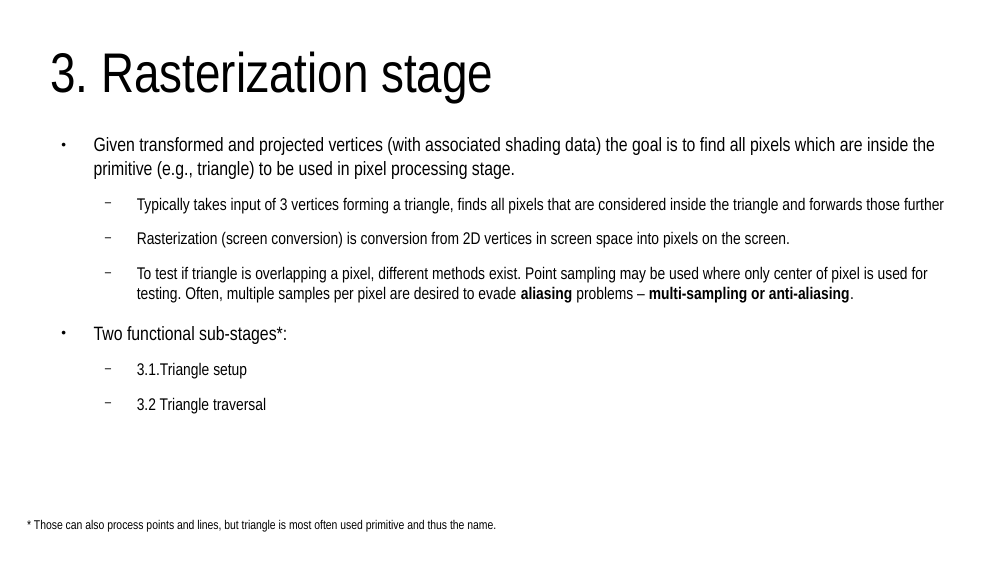
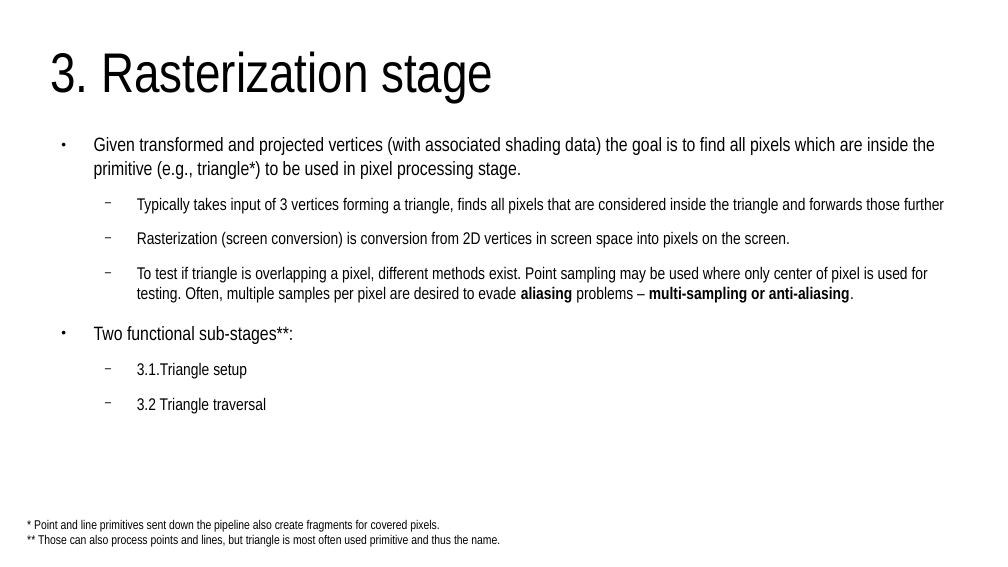
Before and after one commit to lorentzo/IntroductionToComputerGraphics, a slide deck: slide 29 of lectures/4_foundations_rendering/4_3_rasterization.odp. Drawn at 1008x567 pixels with LibreOffice and Linux fonts; fonts in the diff are those of the drawing. Boxes give left, top, right and bottom in pixels: in the first picture for what was removed or moved away, otherwise in the second. Text is boxed around its words. In the diff, an @@ line names an element or a change of style, - is before the commit and + after.

Commit message:
rasterization

```diff
--- a/lectures/4_foundations_rendering/4_3_rasterization.odp
+++ b/lectures/4_foundations_rendering/4_3_rasterization.odp
@@ text at [94,137,935,179]: text changed @@
-● Given transformed and projected vertices (with associated shading data) the goal is to find all pixels which are inside the primitive (e.g., triangle) to be used in pixel processing stage.
+● Given transformed and projected vertices (with associated shading data) the goal is to find all pixels which are inside the primitive (e.g., triangle*) to be used in pixel processing stage.
@@ text at [94,326,293,344]: text changed @@
-● Two functional sub-stages*:
+● Two functional sub-stages**:
@@ text at [34,519,500,547]: text changed @@
-* Those can also process points and lines, but triangle is most often used primitive and thus the name.
+* Point and line primitives sent down the pipeline also create fragments for covered pixels.
+** Those can also process points and lines, but triangle is most often used primitive and thus the name.
```
Also in this commit, not shown: 3 other slides changed, 2 slides added, 3 other files.
